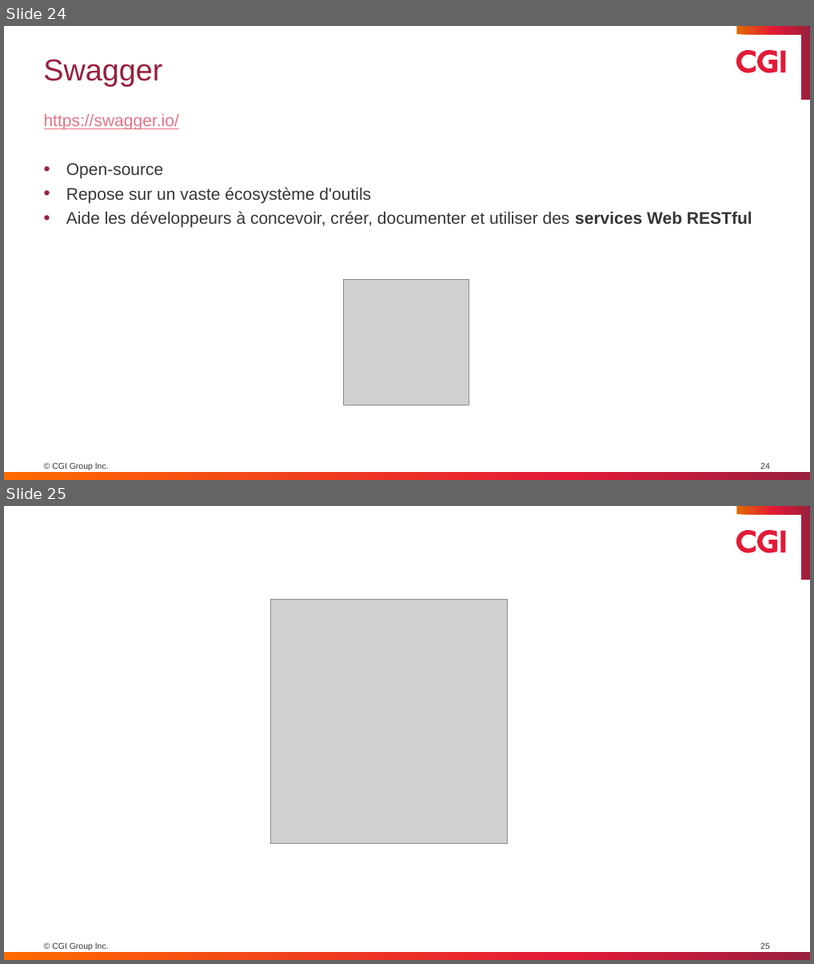
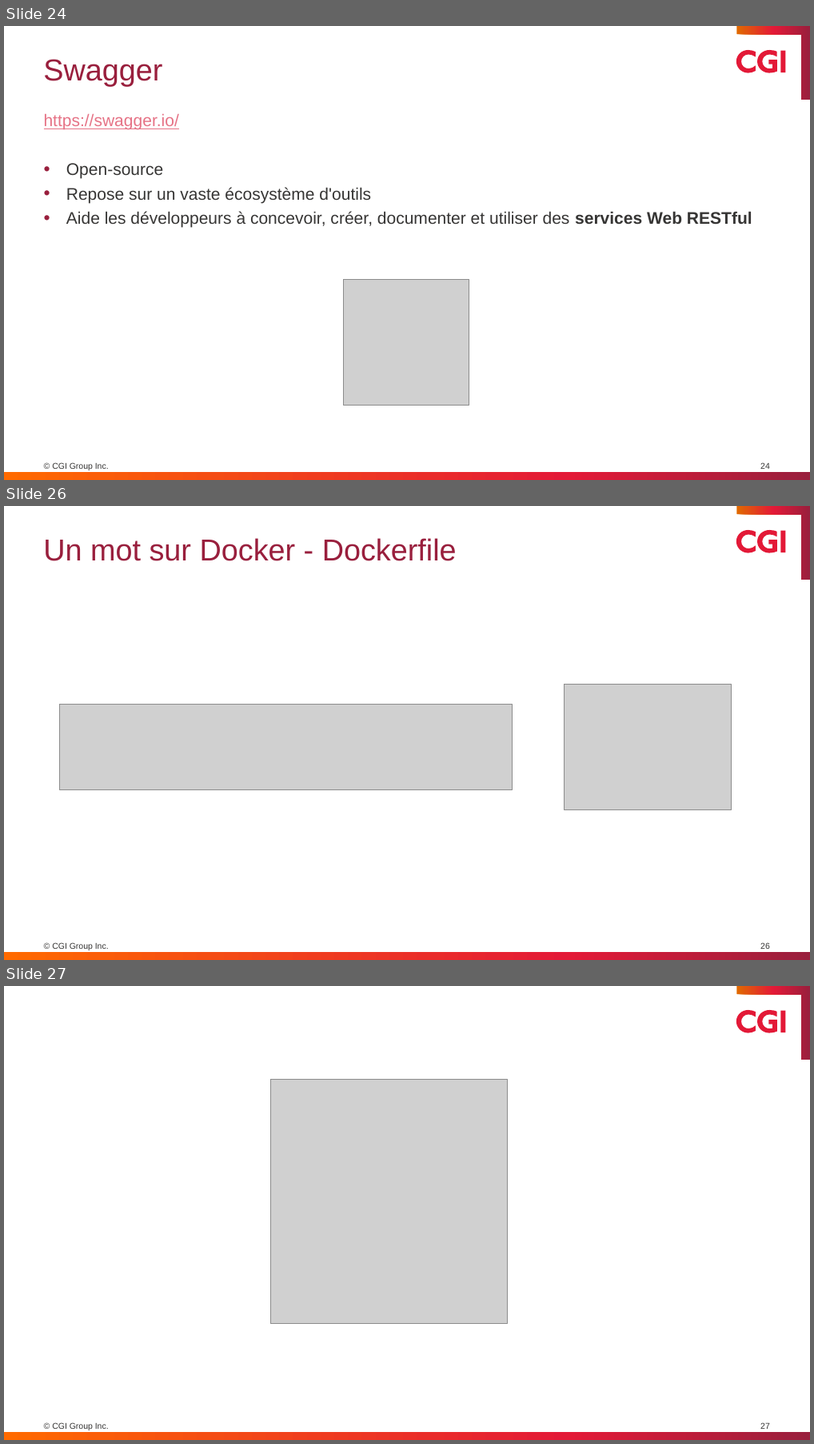
Before and after one commit to keuss/springboot-udev, a slide deck: U_DEV_Journées_Java_Formation-v2.pptx. Shown one above the other, each under a label of ours: slides 24 and 25 before the commit, slides 24, 26 and 27 after it; the slides between them are not shown. The pictures are 814x964 and 814x1444 pixels, drawn with LibreOffice and Linux fonts; fonts in the diff are those of the drawing; grey boxes stand for pictures. Boxes give left, top, right and bottom in pixels: in the first picture for what was removed or moved away, otherwise in the second. Text is boxed around its words. In the diff, an @@ line names an element or a change of style, - is before the commit and + after.

```diff
--- a/U_DEV_Journées_Java_Formation-v2.pptx
+++ b/U_DEV_Journées_Java_Formation-v2.pptx
@@ slide 26 added at box(4, 506, 810, 960), background #FFFFFF; not listed: 6 template elements that a slide beside it also shows @@
@@ title added at box(43, 538, 457, 561), 36 pt, text #991F3D @@
+Un mot sur Docker - Dockerfile
@@ picture added at box(565, 684, 732, 810) @@
@@ picture added at box(60, 704, 512, 790) @@
@@ page number added at box(761, 942, 770, 948), 10 pt, text #363534 @@
+26
@@ what was slide 25 is now slide 27 @@
@@ page number at box(761, 1422, 770, 1428): text changed @@
-25
+27
```
Also in this commit, not shown: 1 slide changed, 1 other slide added, 2 other files.
